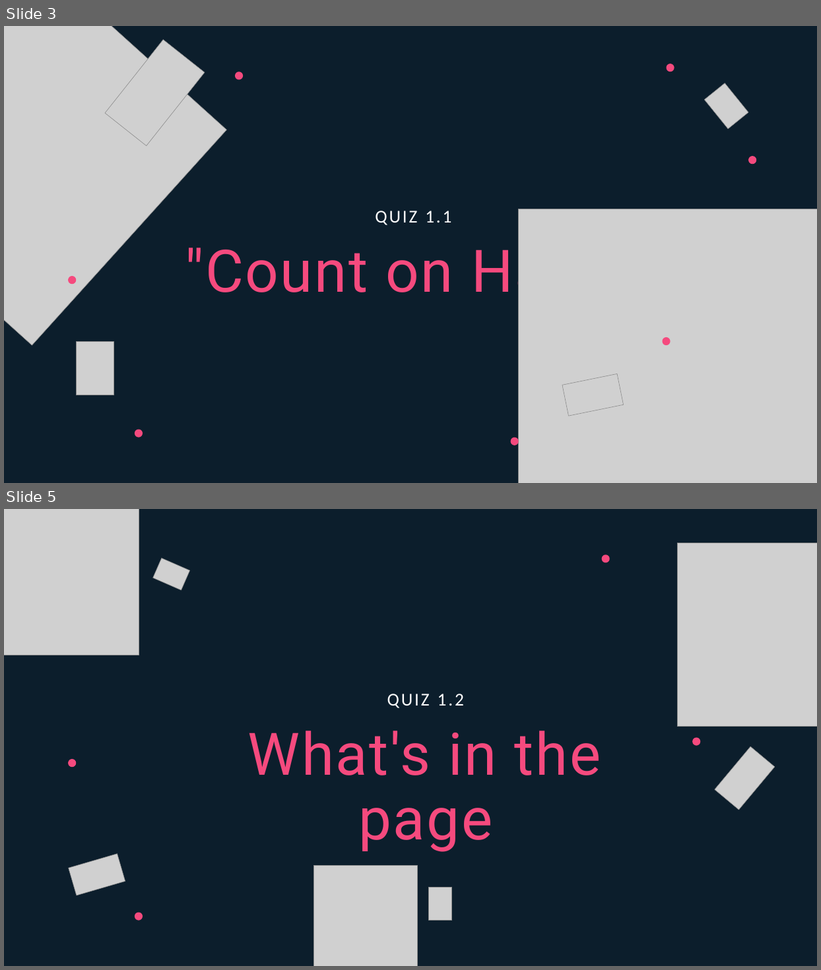
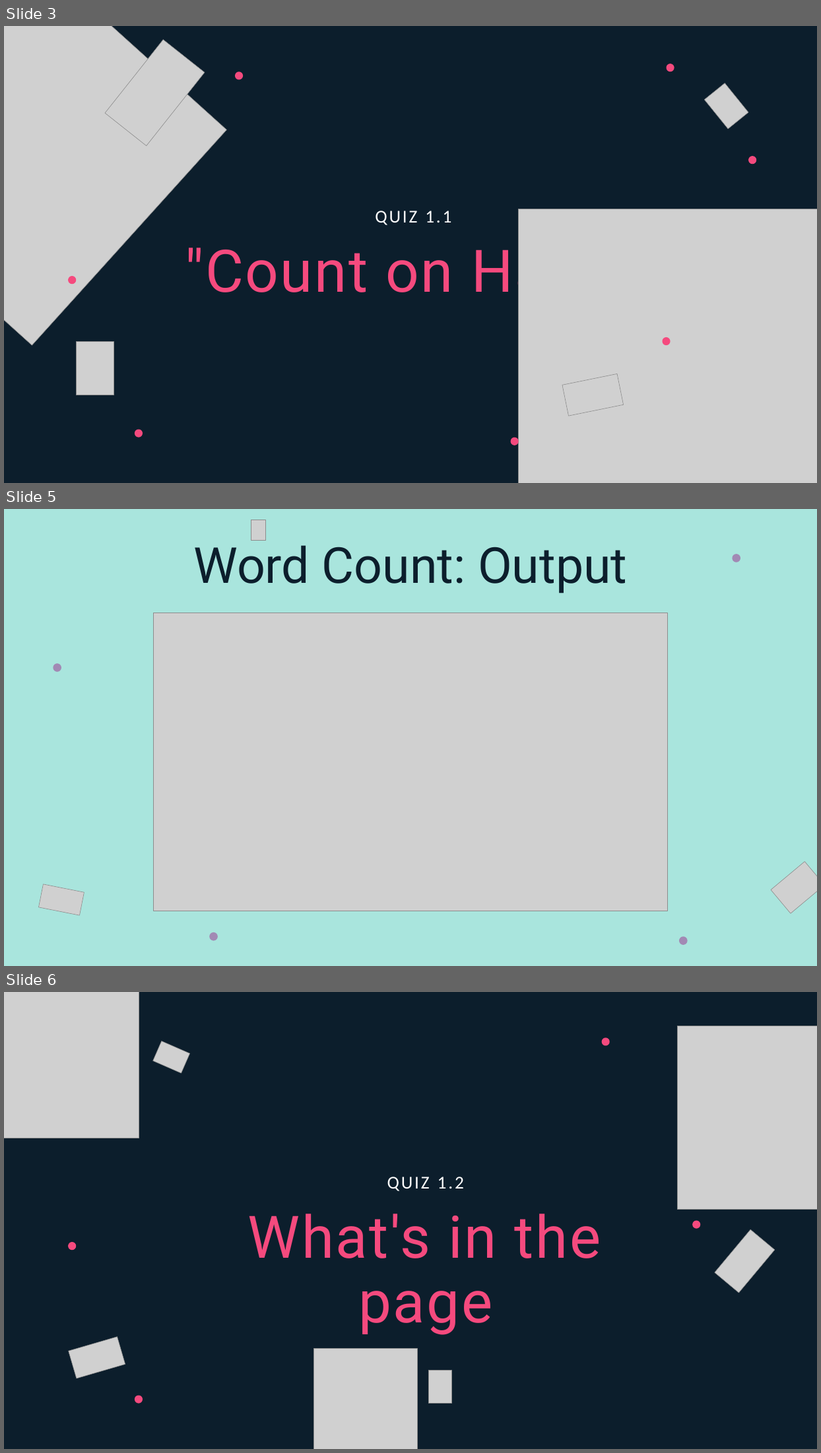
Before and after one commit to E4RTTH/Project-Quiz-Real_Time_Analytic, a slide deck: Quiz 01 - Word count & TF-IDF/Unavailable Team _Quiz1.pptx. Shown one above the other, each under a label of ours: slides 3 and 5 before the commit, slides 3, 5 and 6 after it; the slides between them are not shown. The pictures are 821x970 and 821x1453 pixels, drawn with LibreOffice and Linux fonts; fonts in the diff are those of the drawing; grey boxes stand for pictures. Boxes give left, top, right and bottom in pixels: in the first picture for what was removed or moved away, otherwise in the second. Text is boxed around its words. In the diff, an @@ line names an element or a change of style, - is before the commit and + after.

```diff
--- a/Quiz 01 - Word count & TF-IDF/Unavailable Team _Quiz1.pptx
+++ b/Quiz 01 - Word count & TF-IDF/Unavailable Team _Quiz1.pptx
@@ slide 5 added at [4, 509, 817, 966], background #A9E5DD @@
@@ picture added at [252, 520, 266, 540] @@
@@ text added at [193, 537, 627, 593], 88 pt, text #0C1E2C @@
+Word Count: Output
@@ freeform shape added at [732, 554, 741, 562], fill #A289B4 @@
@@ picture added at [153, 613, 668, 911] @@
@@ freeform shape added at [54, 663, 61, 672], fill #A289B4 @@
@@ picture added at [771, 861, 817, 914] @@
@@ picture added at [39, 885, 85, 916] @@
@@ freeform shape added at [209, 933, 217, 941], fill #A289B4 @@
@@ freeform shape added at [679, 937, 687, 945], fill #A289B4 @@
@@ what was slide 5 is now slide 6 @@
```
Also in this commit, not shown: 1 slide changed, 1 other slide added, 1 other file.
